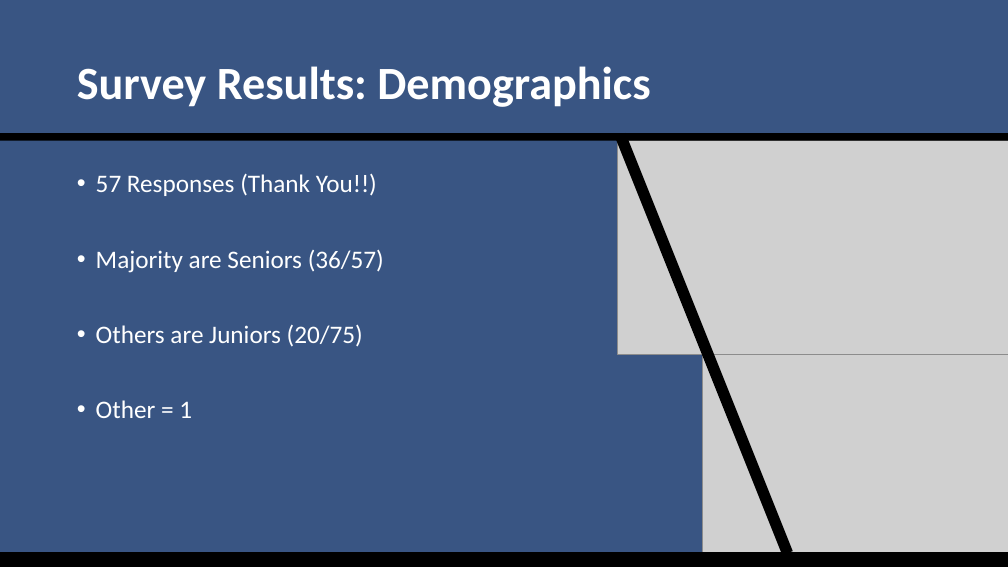
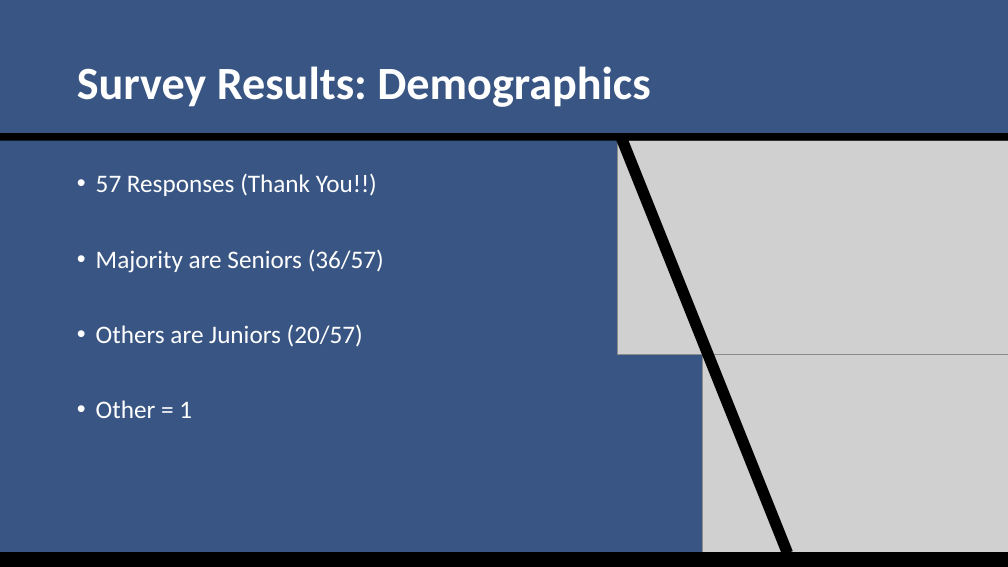
Before and after one commit to SuperMarioGiacomazzo/STOR538_WEBSITE, a slide deck: slide 3 of Slides/Sports Analytics 1/Sports_Analytics_1_Lecture.pptx. Drawn at 1008x567 pixels with LibreOffice and Linux fonts; fonts in the diff are those of the drawing; grey boxes stand for pictures. Boxes give left, top, right and bottom in pixels: in the first picture for what was removed or moved away, otherwise in the second. Text is boxed around its words. In the diff, an @@ line names an element or a change of style, - is before the commit and + after.

```diff
--- a/Slides/Sports Analytics 1/Sports_Analytics_1_Lecture.pptx
+++ b/Slides/Sports Analytics 1/Sports_Analytics_1_Lecture.pptx
@@ text at [96,325,363,347]: text changed @@
-• Others are Juniors (20/75)
+• Others are Juniors (20/57)
```
Also in this commit, not shown: 1 other slide changed, 1 other file.
